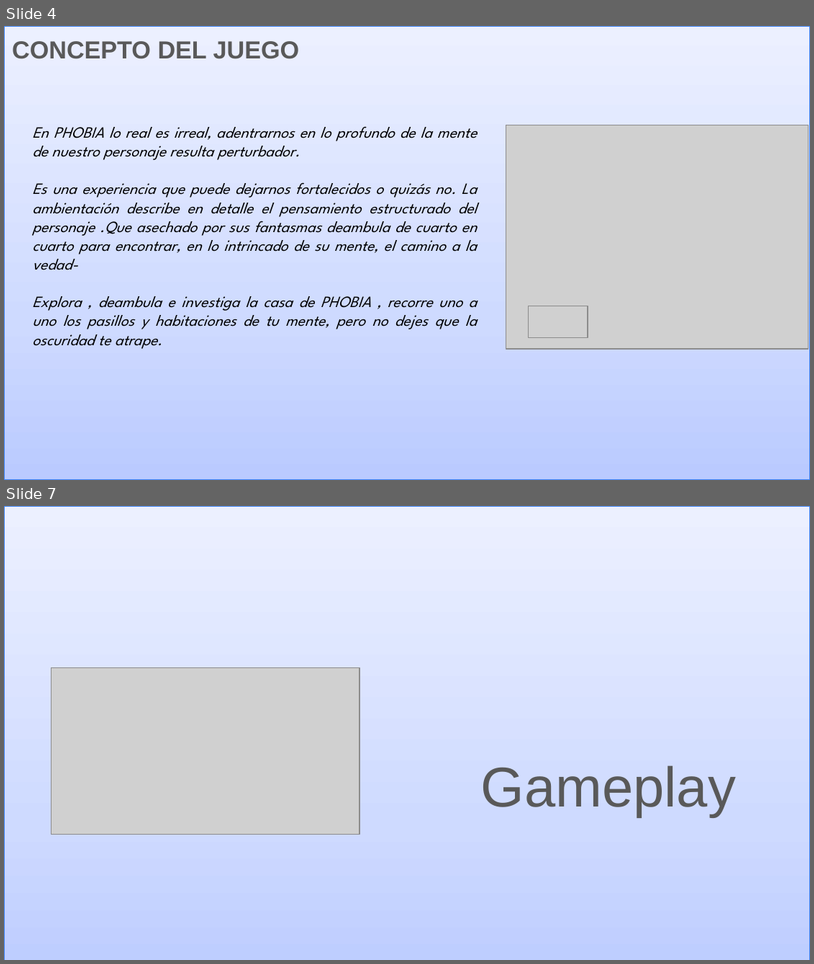
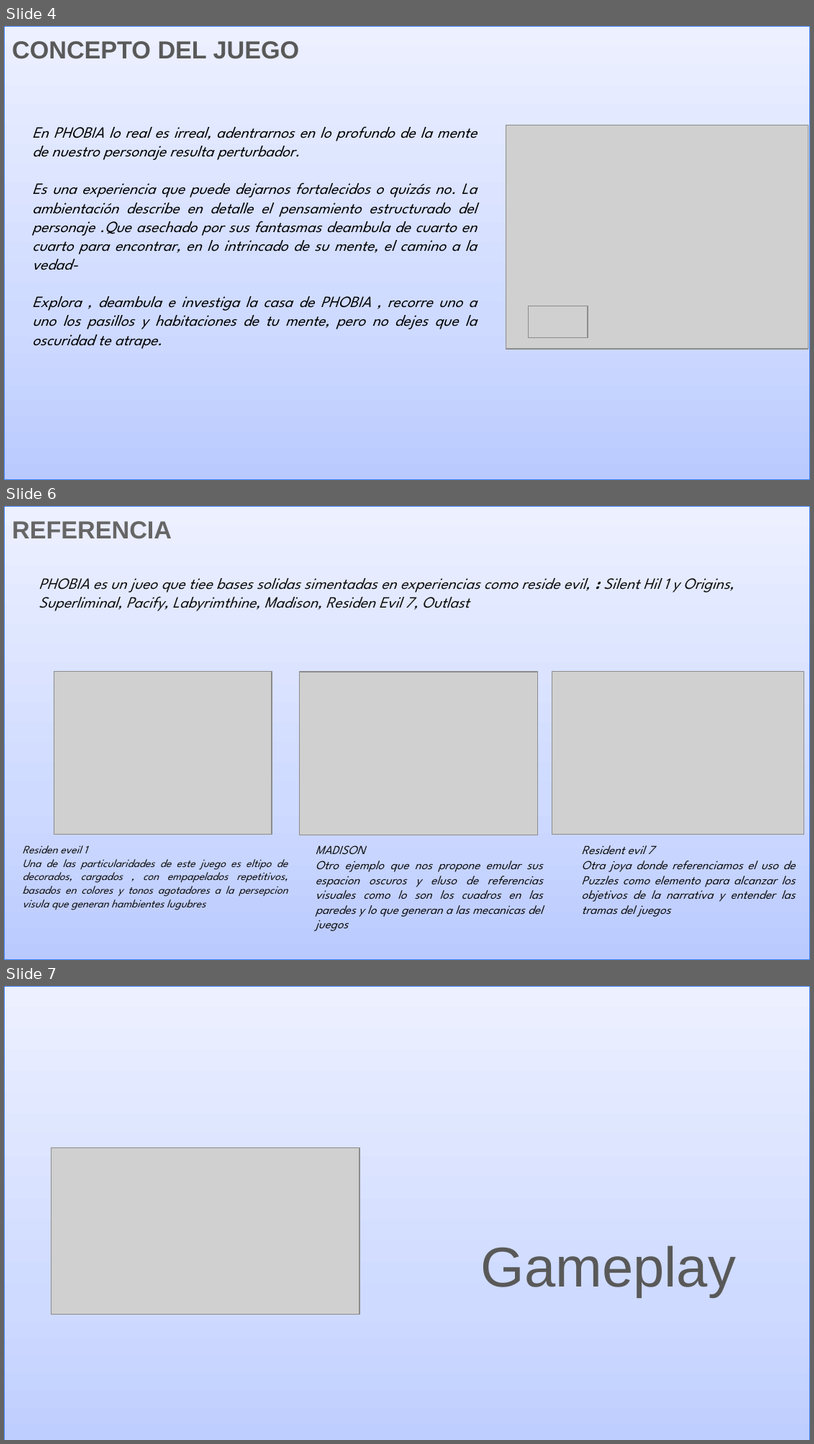
Before and after one commit to Marianoz1972/PICH, a slide deck: Pitch (Venta) [Template] PHOBIA.pptx. Shown one above the other, each under a label of ours: slides 4 and 7 before the commit, slides 4, 6 and 7 after it; the slides between them are not shown. The pictures are 814x964 and 814x1444 pixels, drawn with LibreOffice and Linux fonts; fonts in the diff are those of the drawing; grey boxes stand for pictures. Boxes give left, top, right and bottom in pixels: in the first picture for what was removed or moved away, otherwise in the second. Text is boxed around its words. In the diff, an @@ line names an element or a change of style, - is before the commit and + after.

```diff
--- a/Pitch (Venta) [Template] PHOBIA.pptx
+++ b/Pitch (Venta) [Template] PHOBIA.pptx
@@ slide 6 added at box(4, 506, 810, 960), background #FFFFFF @@
@@ rectangle added at box(4, 506, 810, 959), fill gradient #BBCBFF to #CFDAFF to #EDF1FF, outline #3C81F3 0.75 pt @@
@@ text added at box(39, 578, 734, 611), 14 pt, text #0D0D0D, italic @@
+PHOBIA es un jueo que tiee bases solidas simentadas en experiencias como reside evil, : Silent Hil 1 y Origins, Superliminal, Pacify, Labyrimthine, Madison, Residen Evil 7, Outlast
@@ picture added at box(54, 672, 272, 834) @@
@@ picture added at box(300, 672, 539, 834) @@
@@ picture added at box(553, 672, 804, 834) @@
@@ text added at box(72, 681, 263, 834), 22 pt, text #666666, bold @@
+Img representativa del Juego o Referencia
@@ text added at box(23, 845, 288, 910), 10 pt, text #0D0D0D, italic @@
+Residen eveil 1
+Una de las particularidades de este juego es eltipo de decorados, cargados , con empapelados repetitivos, basados en colores y tonos agotadores a la persepcion visula que generan hambientes lugubres
@@ text added at box(316, 845, 543, 931), 11 pt, text #0D0D0D, italic @@
+MADISON
+Otro ejemplo que nos propone emular sus espacion oscuros y eluso de referencias visuales como lo son los cuadros en las paredes y lo que generan a las mecanicas del juegos
@@ text added at box(582, 845, 796, 916), 11 pt, text #0D0D0D, italic @@
+Resident evil 7
+Otra joya donde referenciamos el uso de Puzzles como elemento para alcanzar los objetivos de la narrativa y entender las tramas del juegos
```
Also in this commit, not shown: 5 slides changed, 1 other slide added, 1 slide removed.
